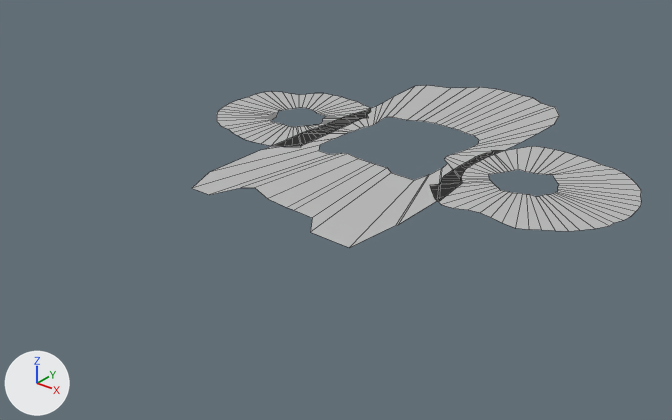
The FBX model Assets/Assets/VFX/OverlordDeath/Sprites/MeshMaskFluid.fbx: old version first, new version second.
Before and after are seen from a 50 mm camera at (0.229, -0.35, 0.383) aimed at (-0.008, -0.054, 0.199). Every picture has the same lights, and +X, +Y and +Z are marked at lower left. Mesh edges are drawn as thin lines. Where no turn or scale is listed for an object, it has been applied to the vertices.
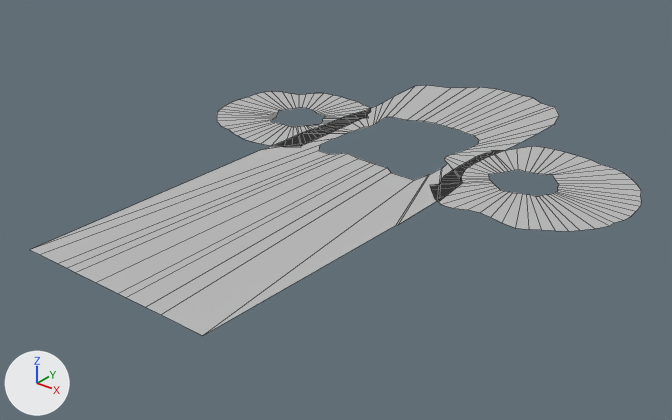
Boxes (x1, y1, x2, y2) around the edits, measured in the pictures (672 x 420 px; the box of a moved part takes in the faces that stretch with it):
'pCylinder4', reshaped (44% wider, 53% taller): before (192, 85, 559, 248); after (31, 85, 559, 335)
part 1 of me_mesh_002, moved or reshaped: before (192, 143, 415, 248); after (31, 143, 415, 335)

What changed in the scene script:
```text
Change me_mesh_002:
    where me_mesh_002.from_pydata(...)  # 100 vertices, 50 faces; spans x -0.049..0.048, y -0.1..0.101, z 0.0
    used by ob_pcylinder4; location = (-0.0078, -0.002, 0.2153)
    before: 82 (-0.043, -0.1, 0.0) at pixel (191, 188), 83 (-0.032, -0.1, 0.0) at pixel (209, 194), 91 (0.044, -0.1, 0.0) at pixel (349, 247)
    me_mesh_002 part 1
    add for i in [82, 83, 91]: me_mesh_002.vertices[i].co += Vector((0.0, -0.077, 0.0))
    me_mesh_002.vertices[81].co: (-0.049, -0.083, 0.0) -> (-0.049, -0.177, 0.0)  # pixel (209, 172) -> pixel (29, 249)
    me_mesh_002.vertices[84].co: (-0.026, -0.086, 0.0) -> (-0.026, -0.177, 0.0)  # pixel (240, 187) -> pixel (67, 268)
    me_mesh_002.vertices[85].co: (-0.022, -0.082, 0.0) -> (-0.022, -0.177, 0.0)  # pixel (254, 187) -> pixel (75, 272)
    me_mesh_002.vertices[86].co: (-0.01, -0.087, 0.0) -> (-0.01, -0.177, 0.0)  # pixel (267, 198) -> pixel (96, 282)
    me_mesh_002.vertices[87].co: (0.002, -0.089, 0.0) -> (0.002, -0.177, 0.0)  # pixel (286, 207) -> pixel (118, 293)
    me_mesh_002.vertices[88].co: (0.007, -0.089, 0.0) -> (0.007, -0.177, 0.0)  # pixel (294, 210) -> pixel (126, 297)
    me_mesh_002.vertices[89].co: (0.017, -0.089, 0.0) -> (0.017, -0.177, 0.0)  # pixel (312, 217) -> pixel (145, 307)
    me_mesh_002.vertices[90].co: (0.024, -0.1, 0.0) -> (0.024, -0.177, 0.0)  # pixel (310, 232) -> pixel (161, 314)
```
